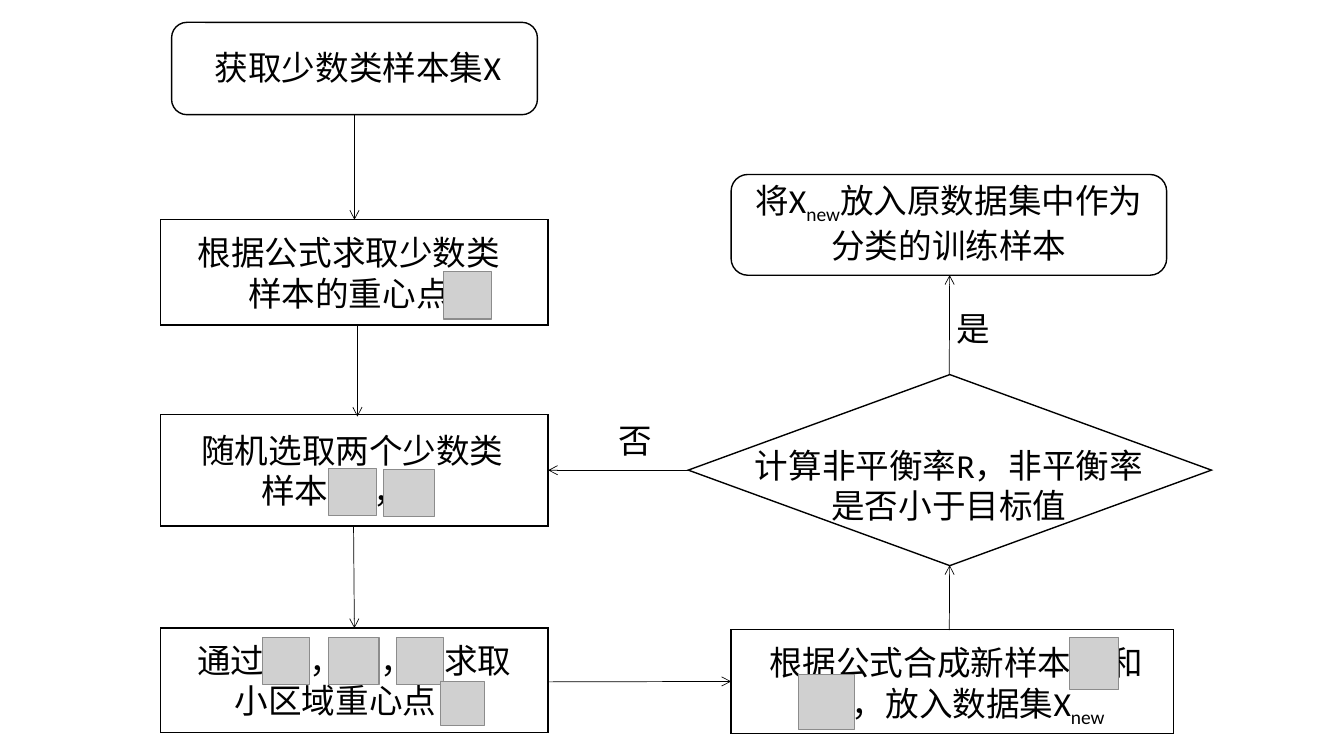
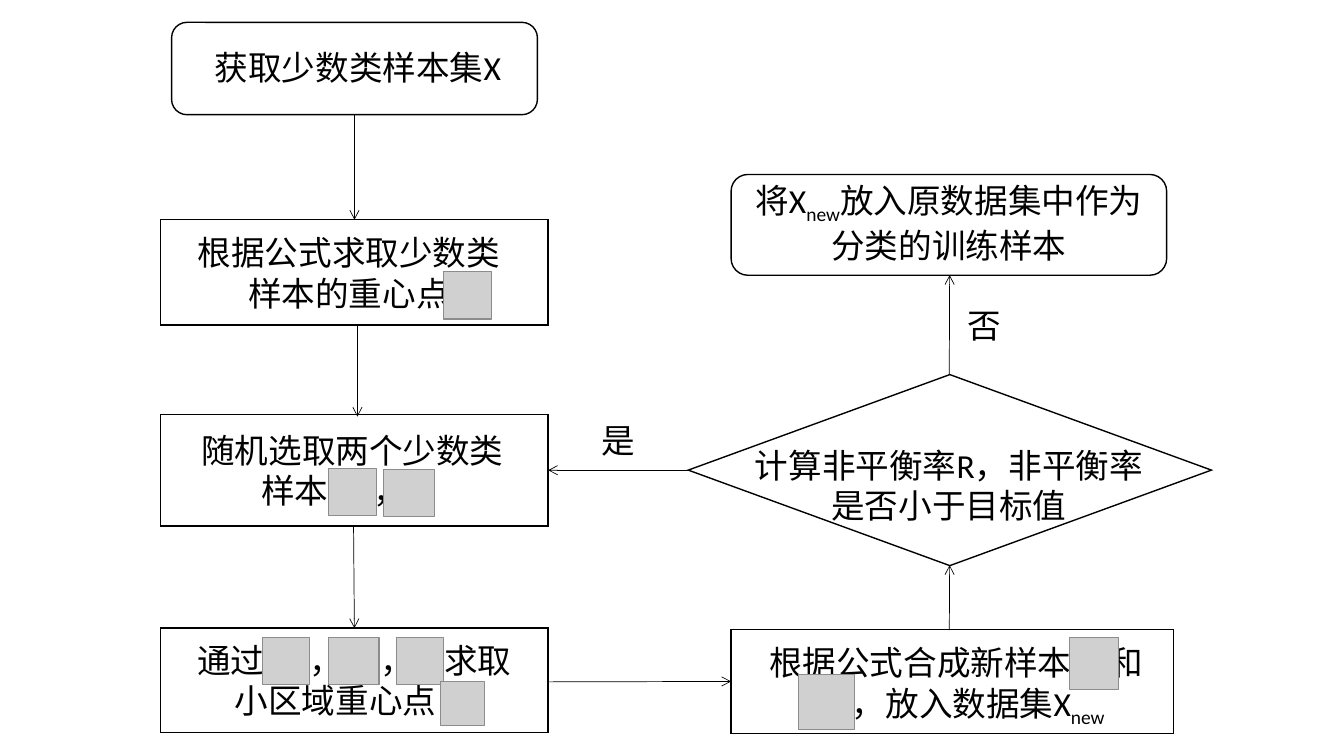
Before and after one commit to shinne/graduation, a slide deck: slide 24 of 毕设论文相关/我的相关/ppt/allPPT.pptx. Drawn at 1344x756 pixels with LibreOffice and Linux fonts; fonts in the diff are those of the drawing; grey boxes stand for pictures. Boxes give left, top, right and bottom in pixels: in the first picture for what was removed or moved away, otherwise in the second. Text is boxed around its words. In the diff, an @@ line names an element or a change of style, - is before the commit and + after.

```diff
--- a/毕设论文相关/我的相关/ppt/allPPT.pptx
+++ b/毕设论文相关/我的相关/ppt/allPPT.pptx
@@ text "否": place and size @@
-text "否" at [619, 426, 653, 456]
+text "否" at [968, 311, 1002, 341]
@@ text "是": place and size @@
-text "是" at [957, 314, 991, 344]
+text "是" at [601, 426, 635, 456]
```
Also in this commit, not shown: 2 other files.
